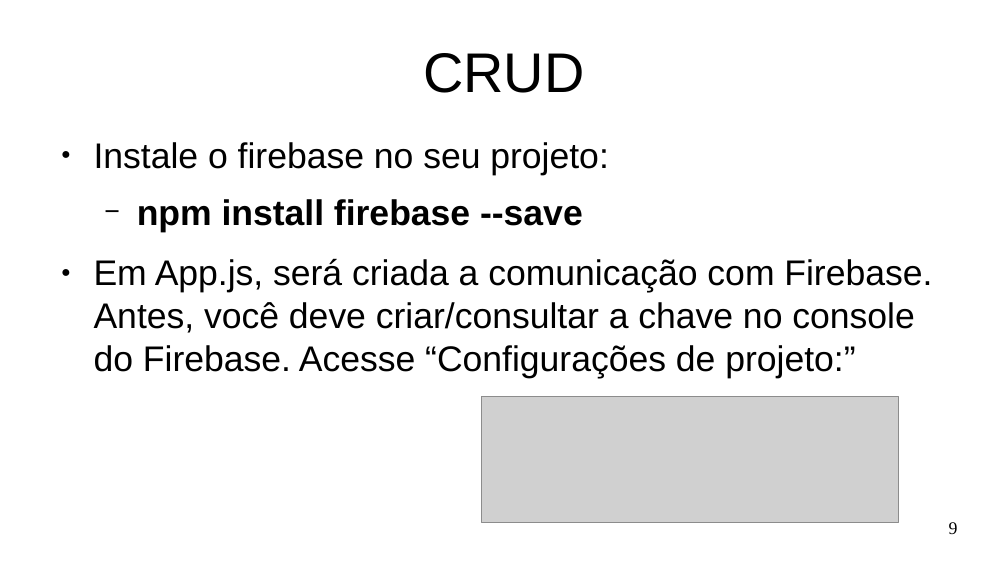
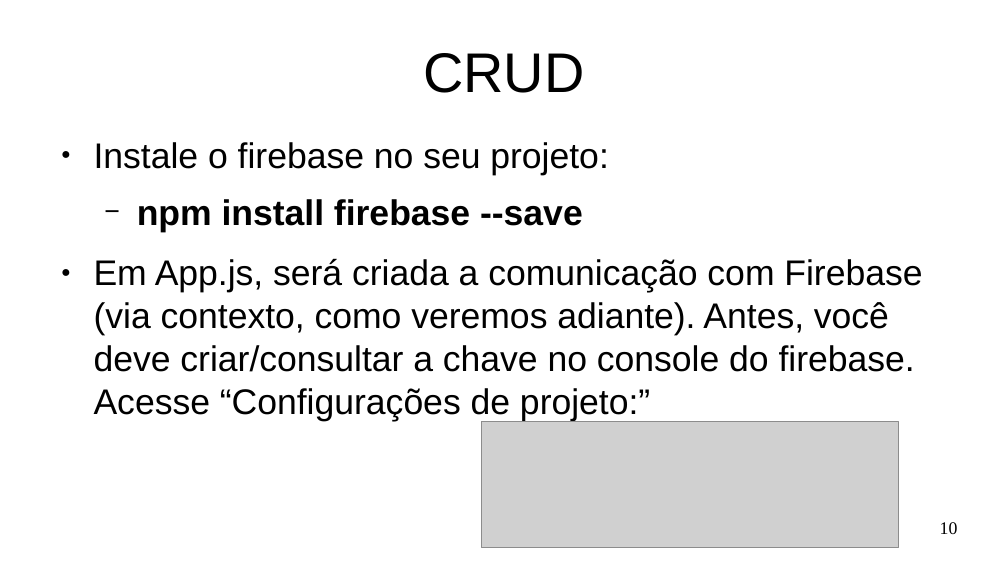
Before and after one commit to Marques-Dev/WEB_2020-1, a slide deck: slide 10 of SLIDES/aula07-crud-firebase.odp (slide 9 before the commit). Drawn at 1008x567 pixels with LibreOffice and Linux fonts; fonts in the diff are those of the drawing; grey boxes stand for pictures. Boxes give left, top, right and bottom in pixels: in the first picture for what was removed or moved away, otherwise in the second. Text is boxed around its words. In the diff, an @@ line names an element or a change of style, - is before the commit and + after.

```diff
--- a/SLIDES/aula07-crud-firebase.odp
+++ b/SLIDES/aula07-crud-firebase.odp
@@ text at bbox=[94, 258, 922, 421]: text changed @@
-● Em App.js, será criada a comunicação com Firebase. Antes, você deve criar/consultar a chave no console do Firebase. Acesse “Configurações de projeto:”
+● Em App.js, será criada a comunicação com Firebase (via contexto, como veremos adiante). Antes, você deve criar/consultar a chave no console do firebase. Acesse “Configurações de projeto:”
@@ picture: place and size @@
-picture at bbox=[482, 397, 899, 522]
+picture at bbox=[482, 422, 899, 547]
@@ page number at bbox=[940, 522, 958, 534]: text changed @@
-9
+10
```
Also in this commit, not shown: 7 other slides changed, 18 slides added, 1 slide removed, 3 other files.
